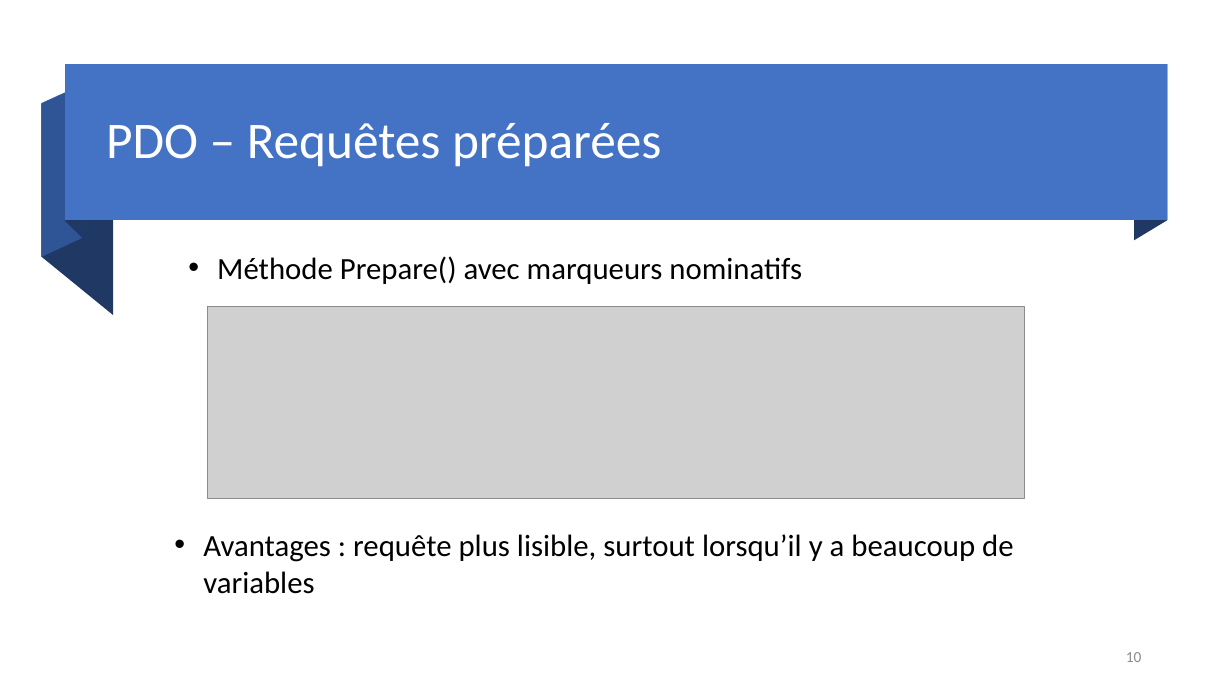
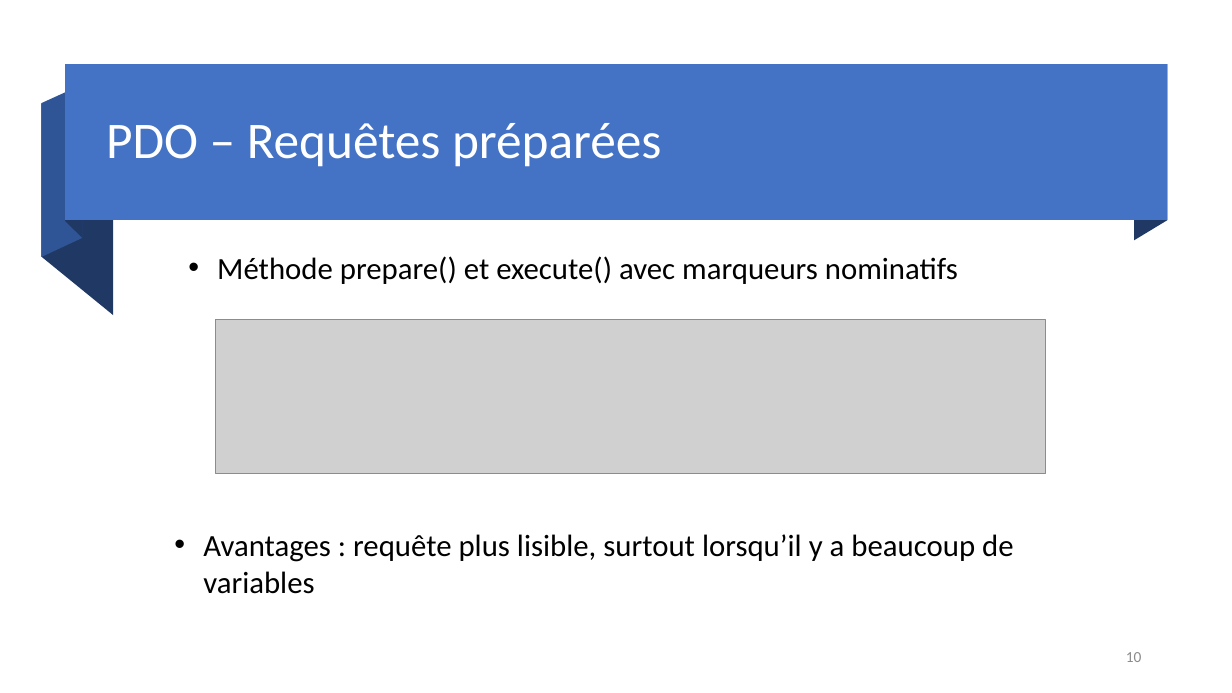
Before and after one commit to DylanMielot/FormationFormateur, a slide deck: slide 10 of Formation de formateur.pptx. Drawn at 1232x693 pixels with LibreOffice and Linux fonts; fonts in the diff are those of the drawing; grey boxes stand for pictures. Boxes give left, top, right and bottom in pixels: in the first picture for what was removed or moved away, otherwise in the second. Text is boxed around its words. In the diff, an @@ line names an element or a change of style, - is before the commit and + after.

```diff
--- a/Formation de formateur.pptx
+++ b/Formation de formateur.pptx
@@ text at (x1=217, y1=256, x2=958, y2=284): text changed @@
-• Méthode Prepare() avec marqueurs nominatifs
+• Méthode prepare() et execute() avec marqueurs nominatifs
@@ picture resized from (x1=208, y1=306, x2=1025, y2=498) to (x1=215, y1=320, x2=1045, y2=473) @@
```
Also in this commit, not shown: 5 other slides changed, 1 slide added.
